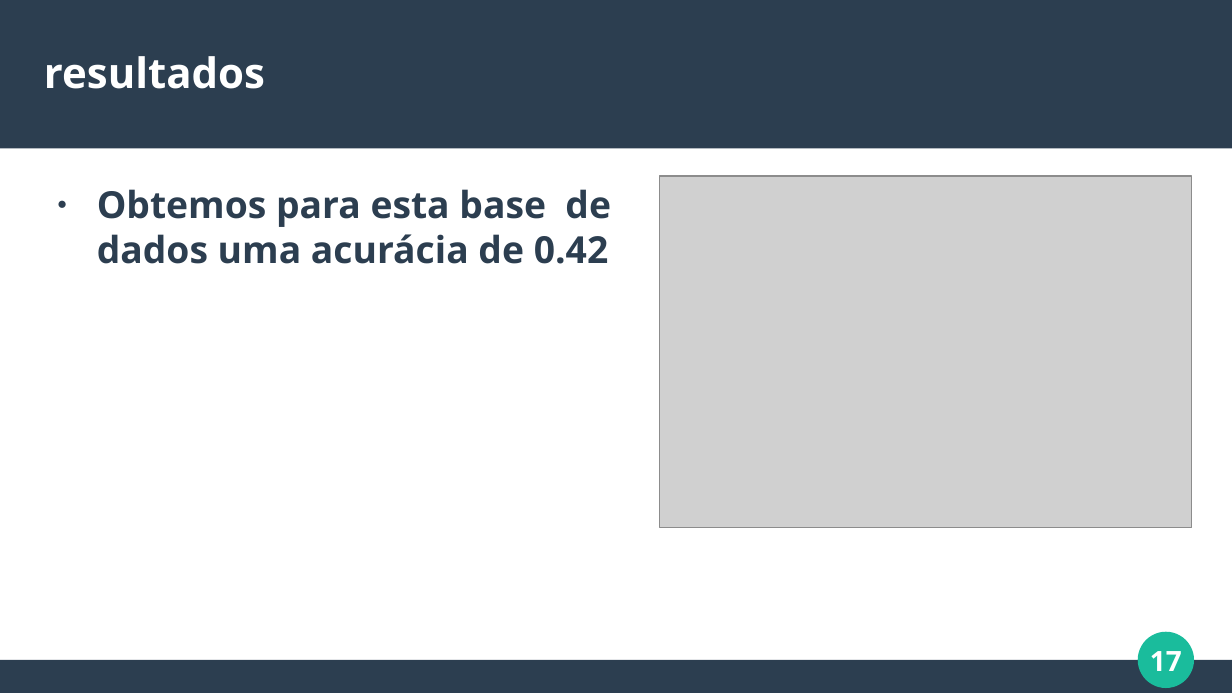
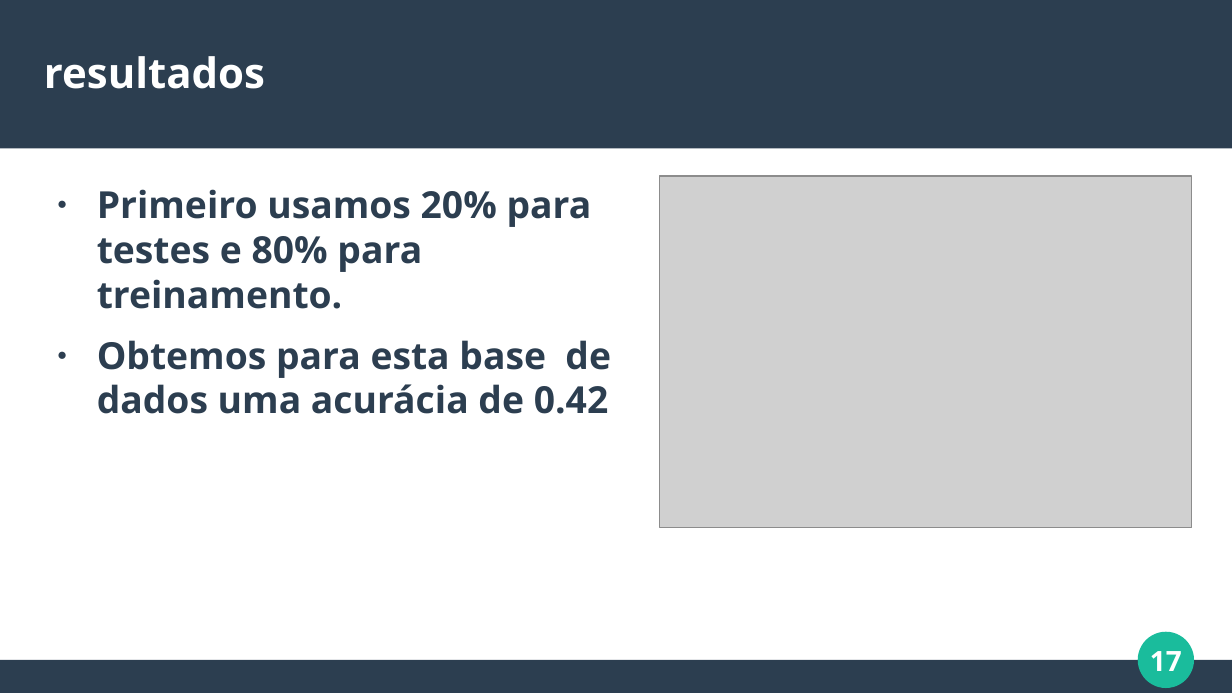
Before and after one commit to gabriel-ferreira-da-silva/Naive-Bayes-On-Heart-Diseases-Data, a slide deck: slide 17 of Slides estatistica.odp. Drawn at 1232x693 pixels with LibreOffice and Linux fonts; fonts in the diff are those of the drawing; grey boxes stand for pictures. Boxes give left, top, right and bottom in pixels: in the first picture for what was removed or moved away, otherwise in the second. Text is boxed around its words. In the diff, an @@ line names an element or a change of style, - is before the commit and + after.

```diff
--- a/Slides estatistica.odp
+++ b/Slides estatistica.odp
@@ text at box(97, 189, 592, 309): paragraph added @@
+● Primeiro usamos 20% para testes e 80% para treinamento.
```
Also in this commit, not shown: 8 other slides changed, 1 slide added, 1 other file.
